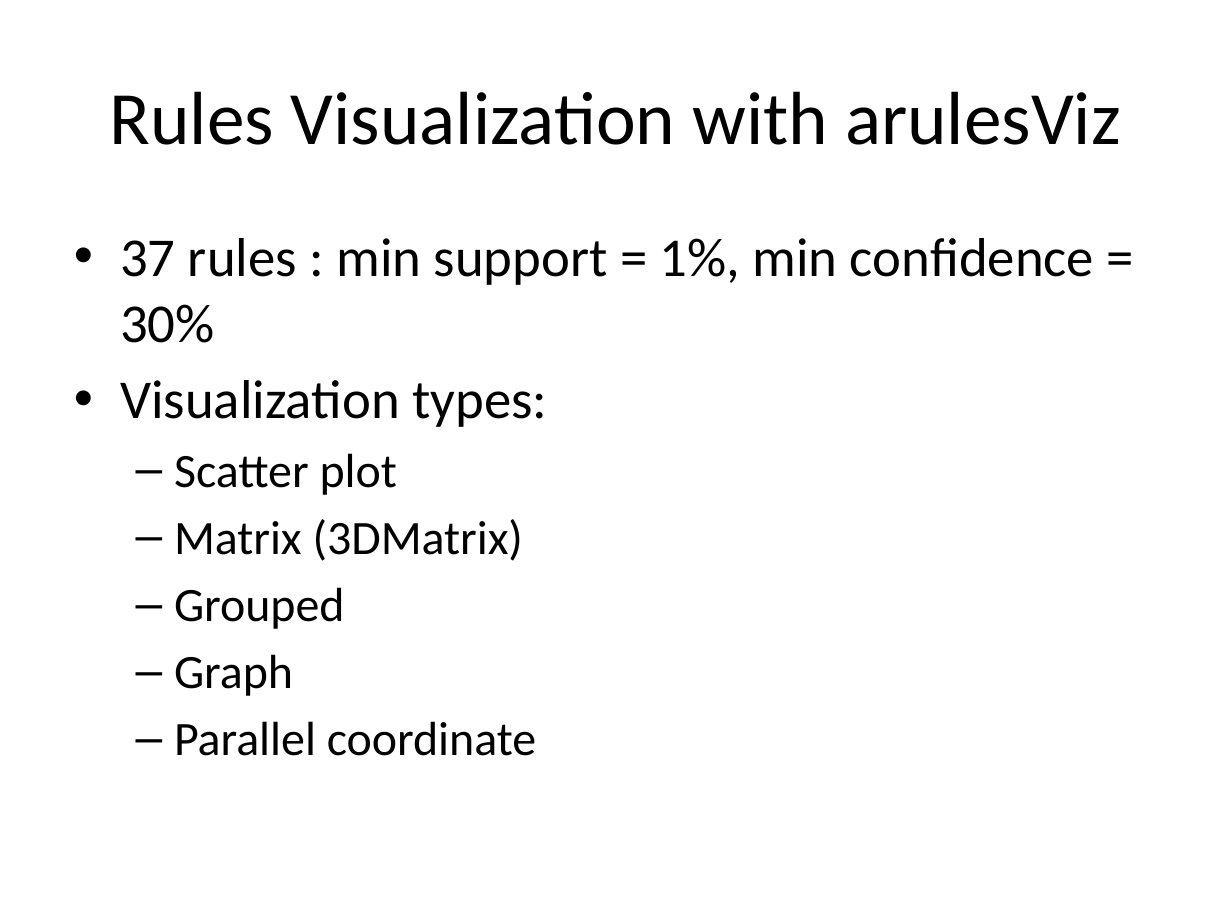
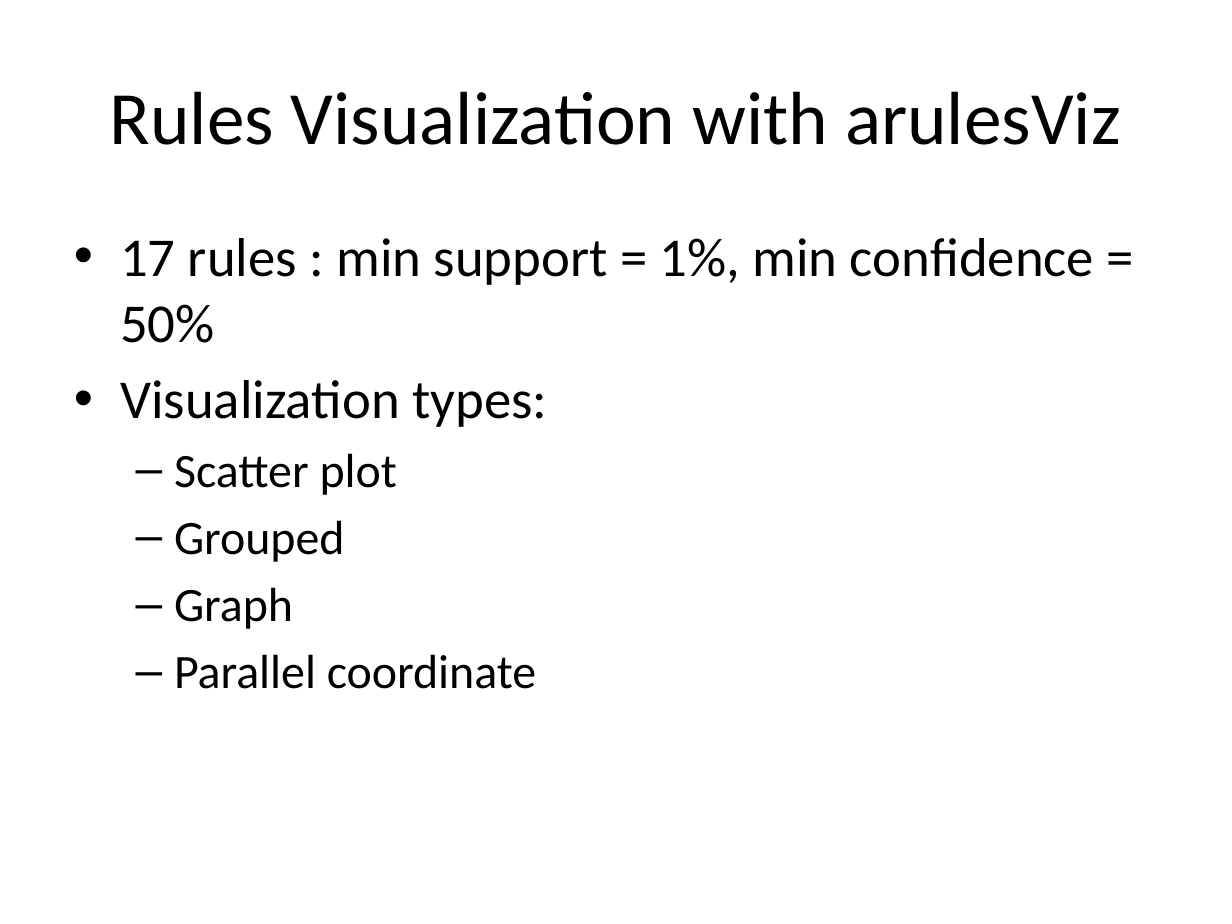
Before and after one commit to nhonaitran/datamining, a slide deck: slide 6 of R/Ai_Presentation.pptx (slide 4 before the commit). Drawn at 1232x924 pixels with LibreOffice and Linux fonts; fonts in the diff are those of the drawing. Boxes give left, top, right and bottom in pixels: in the first picture for what was removed or moved away, otherwise in the second. Text is boxed around its words. In the diff, an @@ line names an element or a change of style, - is before the commit and + after.

```diff
--- a/R/Ai_Presentation.pptx
+++ b/R/Ai_Presentation.pptx
@@ text at (120,238,1094,343): text changed @@
-• 37 rules : min support = 1%, min confidence = 30%
+• 17 rules : min support = 1%, min confidence = 50%
@@ text at (174,519,523,561): paragraph removed @@
-  – Matrix (3DMatrix)
```
Also in this commit, not shown: 1 other slide changed, 6 slides added, 11 other files.
